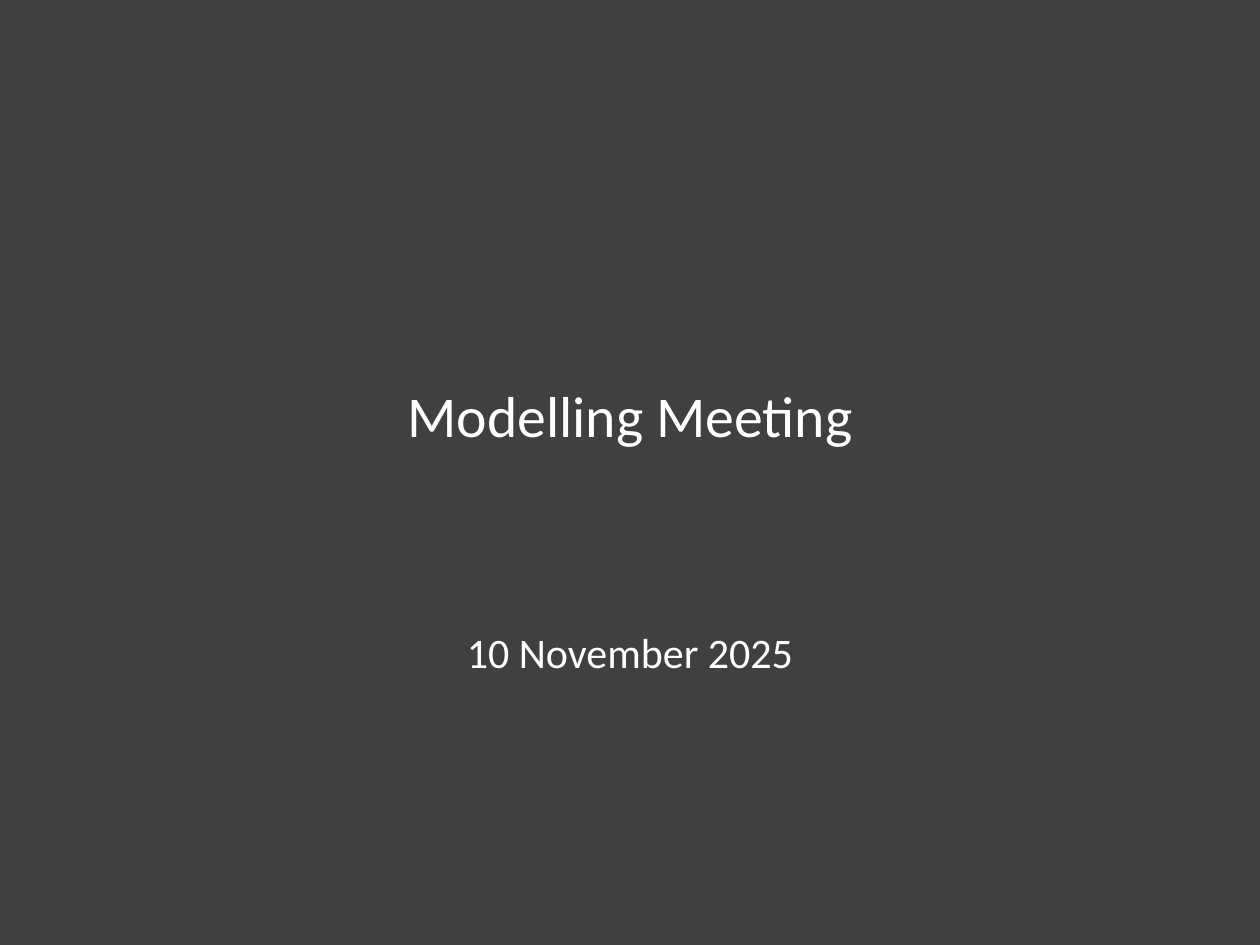
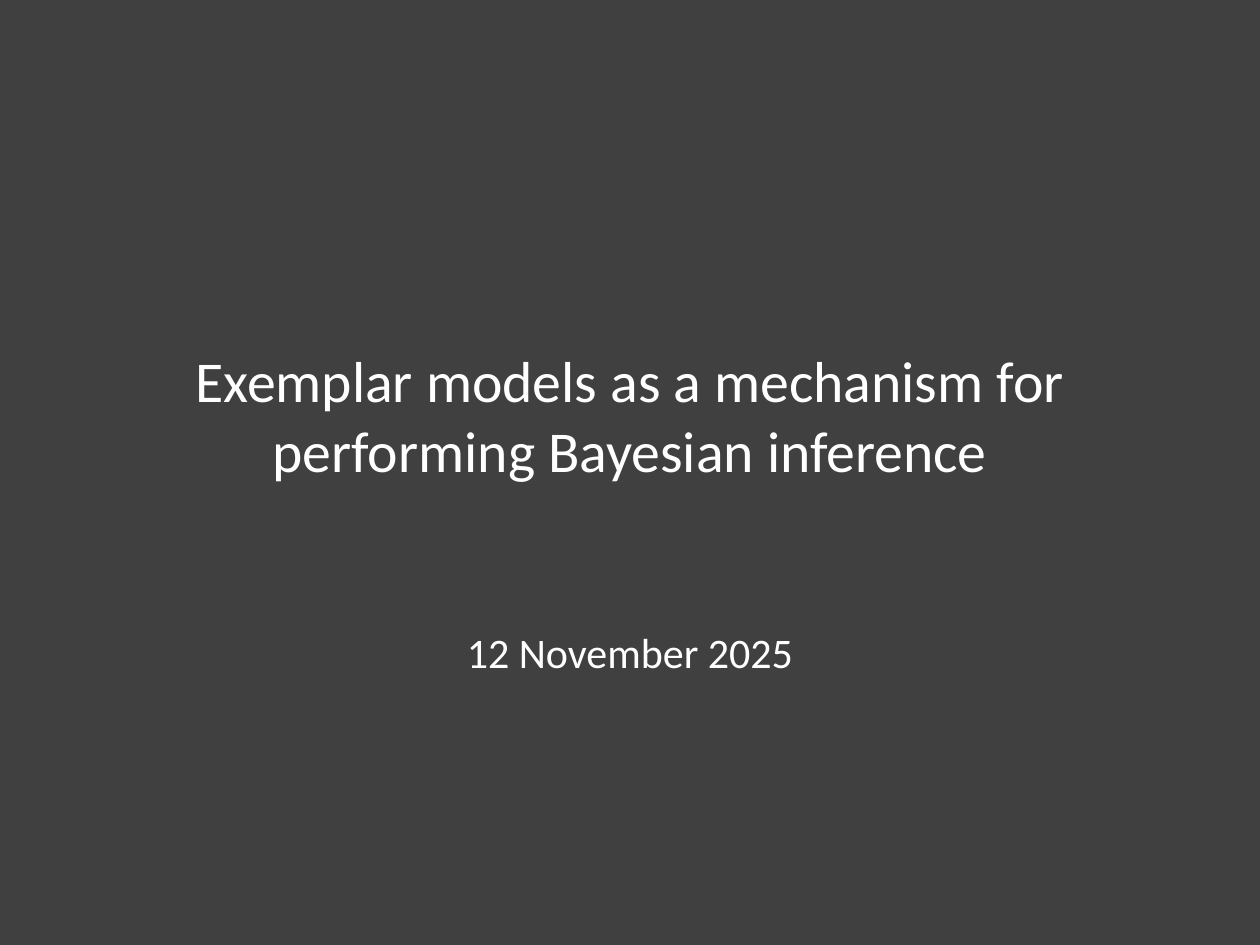
Before and after one commit to githubpsyche/jaxcmr, a slide deck: slide 1 of projects/2025_11_12.pptx. Drawn at 1260x945 pixels with LibreOffice and Linux fonts; fonts in the diff are those of the drawing. Boxes give left, top, right and bottom in pixels: in the first picture for what was removed or moved away, otherwise in the second. Text is boxed around its words. In the diff, an @@ line names an element or a change of style, - is before the commit and + after.

```diff
--- a/projects/2025_11_12.pptx
+++ b/projects/2025_11_12.pptx
@@ title at box(195, 362, 1064, 482): text changed @@
-Modelling Meeting
+Exemplar models as a mechanism for performing Bayesian inference
@@ subtitle at box(467, 639, 793, 669): text changed @@
-10 November 2025
+12 November 2025
```
Also in this commit, not shown: 7 slides added, 20 slides removed, 6 other files.
